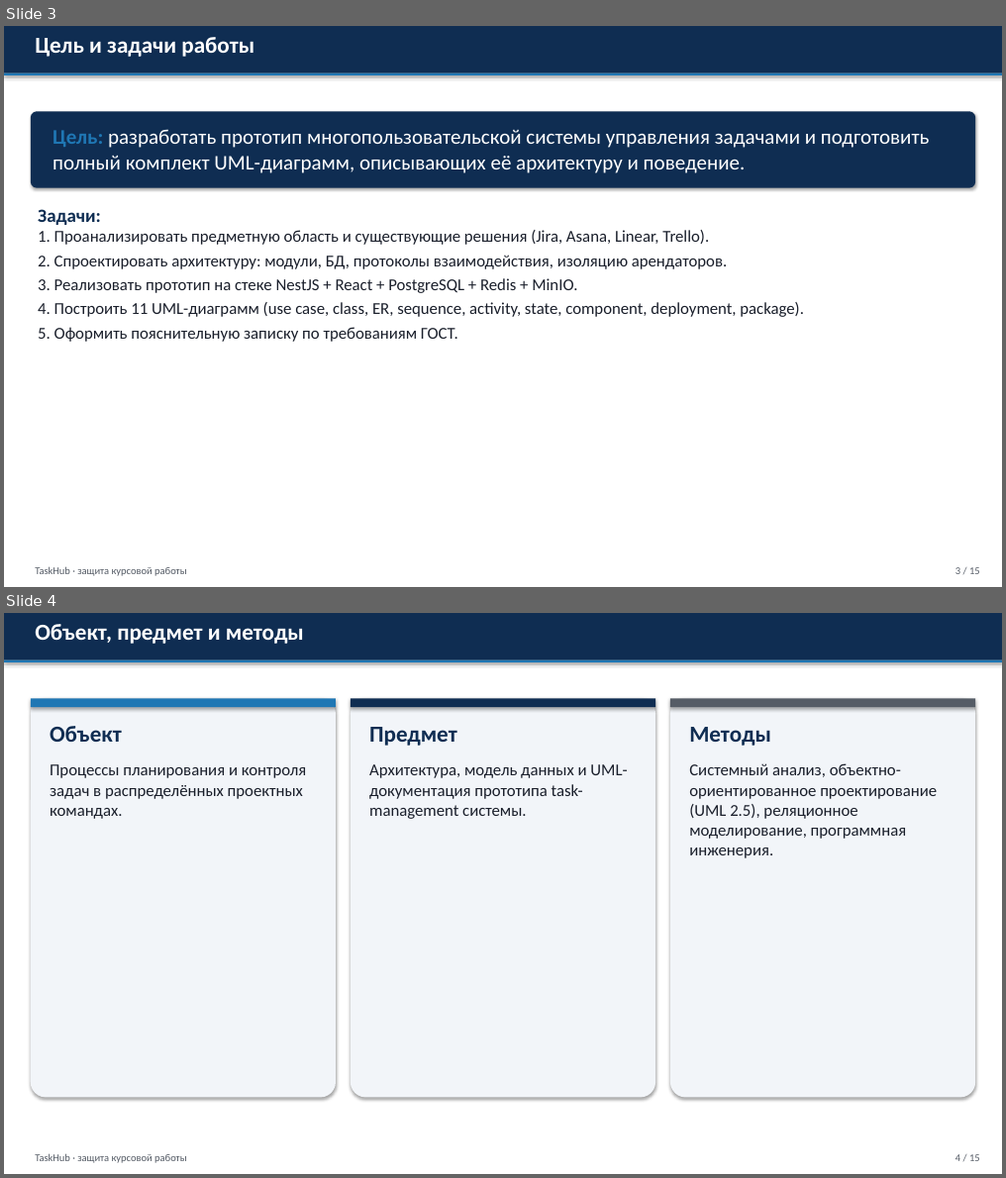
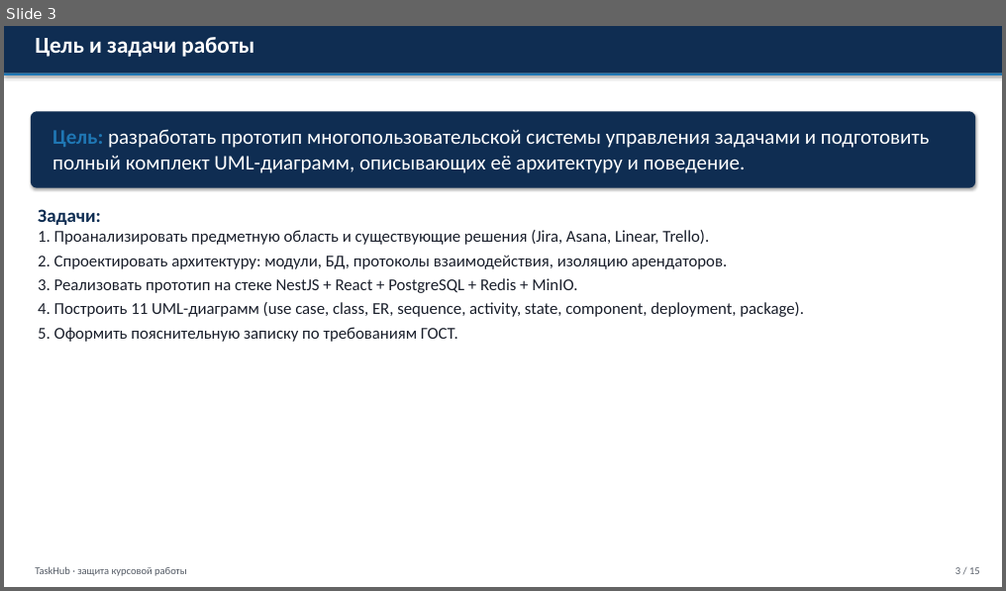
Before and after one commit to adenivi321-bot/jira1, a slide deck: docs/coursework/Презентация_TaskHub.pptx. Shown one above the other, each under a label of ours: slides 3 and 4 before the commit, slide 3 after it. The pictures are 1006x1178 and 1006x591 pixels, drawn with LibreOffice and Linux fonts; fonts in the diff are those of the drawing. Boxes give left, top, right and bottom in pixels: in the first picture for what was removed or moved away, otherwise in the second. Text is boxed around its words. In the diff, an @@ line names an element or a change of style, - is before the commit and + after.

```diff
--- a/docs/coursework/Презентация_TaskHub.pptx
+++ b/docs/coursework/Презентация_TaskHub.pptx
@@ slide 4 removed at (4,613,1002,1174), background #FFFFFF @@
@@ rectangle removed at (4,613,1002,661) @@
@@ text removed at (35,624,304,644) @@
-Объект, предмет и методы
@@ rectangle removed at (4,661,1002,663) @@
@@ rounded rectangle removed at (30,698,336,1097) @@
@@ rectangle removed at (30,698,336,707) @@
@@ rounded rectangle removed at (350,698,656,1097) @@
@@ rectangle removed at (350,698,656,707) @@
@@ rounded rectangle removed at (670,698,976,1097) @@
@@ rectangle removed at (670,698,976,707) @@
@@ text removed at (50,726,307,819) @@
-Объект
-Процессы планирования и контроля задач в распределённых проектных командах.
@@ text removed at (369,727,627,819) @@
-Предмет
-Архитектура, модель данных и UML-документация прототипа task-management системы.
@@ text removed at (689,727,937,859) @@
-Методы
-Системный анализ, объектно-ориентированное проектирование (UML 2.5), реляционное моделирование, программная инженерия.
@@ text removed at (35,1154,187,1163) @@
-TaskHub · защита курсовой работы
@@ text removed at (955,1155,980,1161) @@
-4 / 15
```
Also in this commit, not shown: 5 slides changed, 6 slides added, 5 other slides removed, 1 other file.
